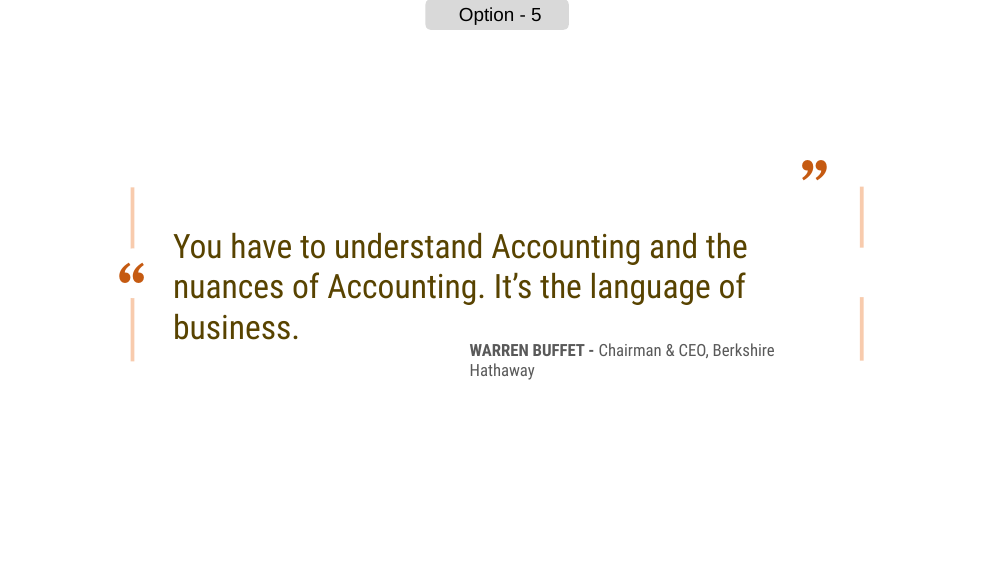
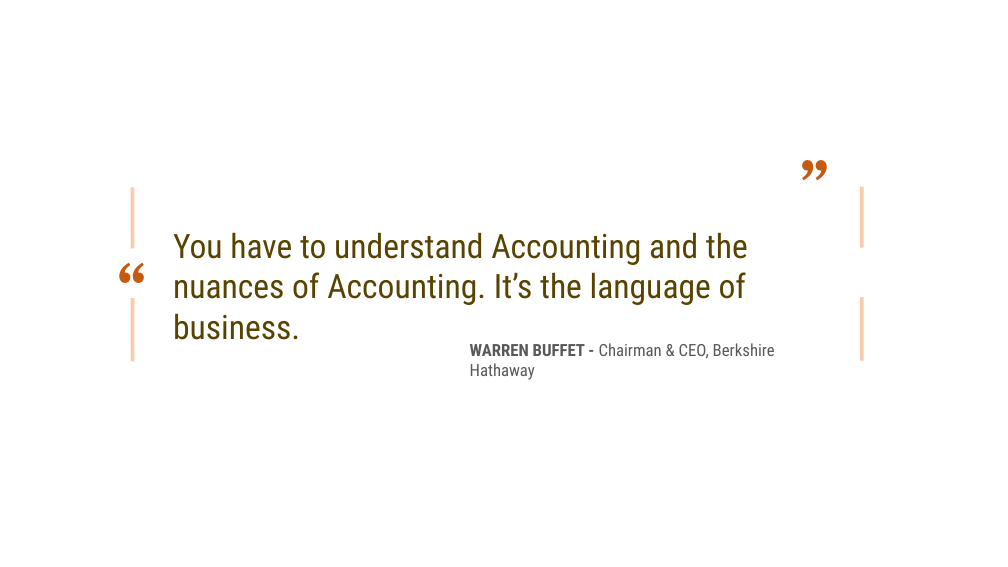
Before and after one commit to leonardodls/product-introduction-financial-accounting, a slide deck: slide 6 of assets/public/Chapter_1_Introduction_to_business_and_accounting_concepts/documents/resources/BusinessConcepts.pptx. Drawn at 1008x567 pixels with LibreOffice and Linux fonts; fonts in the diff are those of the drawing. Boxes give left, top, right and bottom in pixels: in the first picture for what was removed or moved away, otherwise in the second. Text is boxed around its words. In the diff, an @@ line names an element or a change of style, - is before the commit and + after.

```diff
--- a/assets/public/Chapter_1_Introduction_to_business_and_accounting_concepts/documents/resources/BusinessConcepts.pptx
+++ b/assets/public/Chapter_1_Introduction_to_business_and_accounting_concepts/documents/resources/BusinessConcepts.pptx
@@ rounded rectangle removed at (x1=426, y1=0, x2=569, y2=29) @@
@@ text removed at (x1=459, y1=7, x2=542, y2=25) @@
-Option - 5
```
Also in this commit, not shown: 6 other files.
